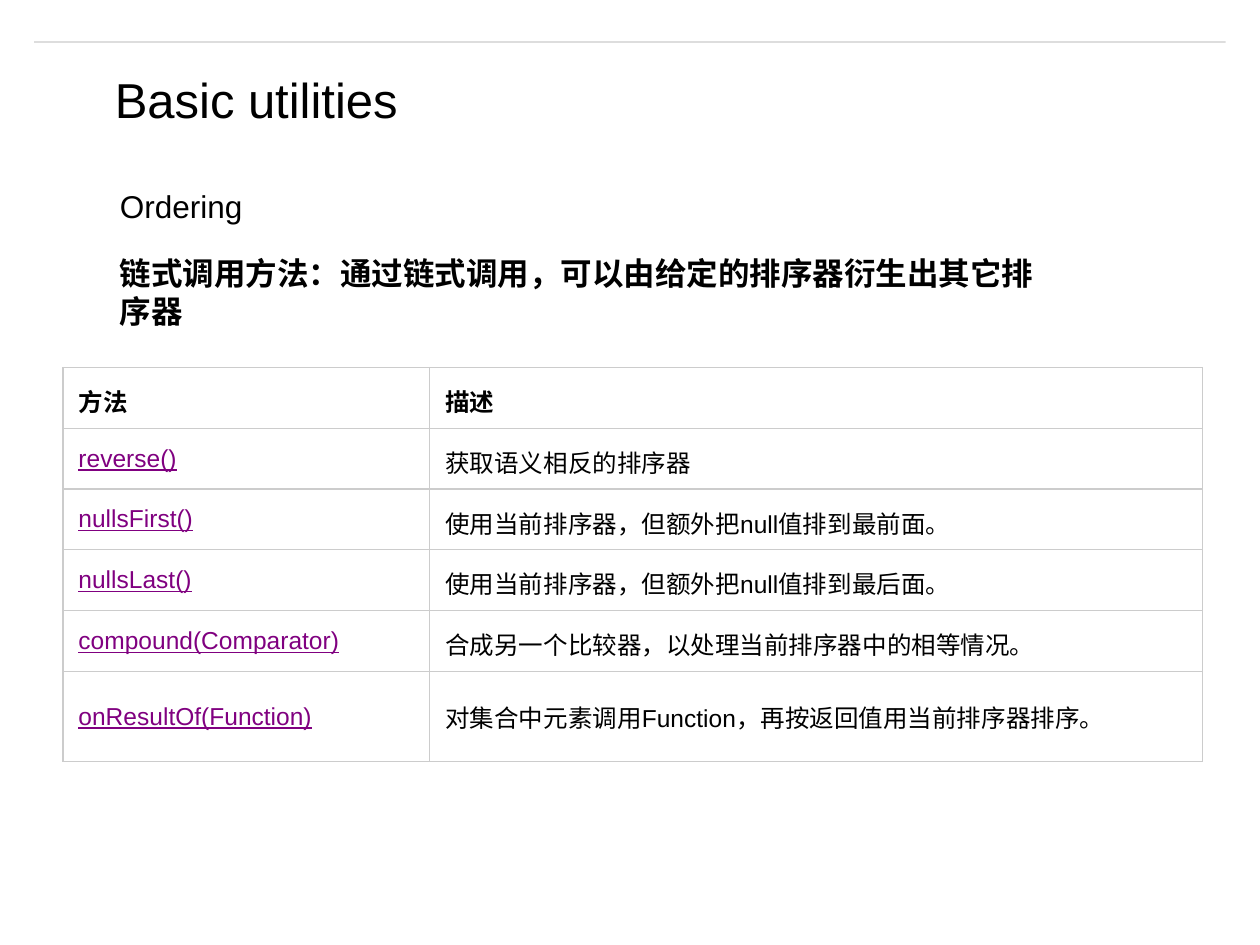
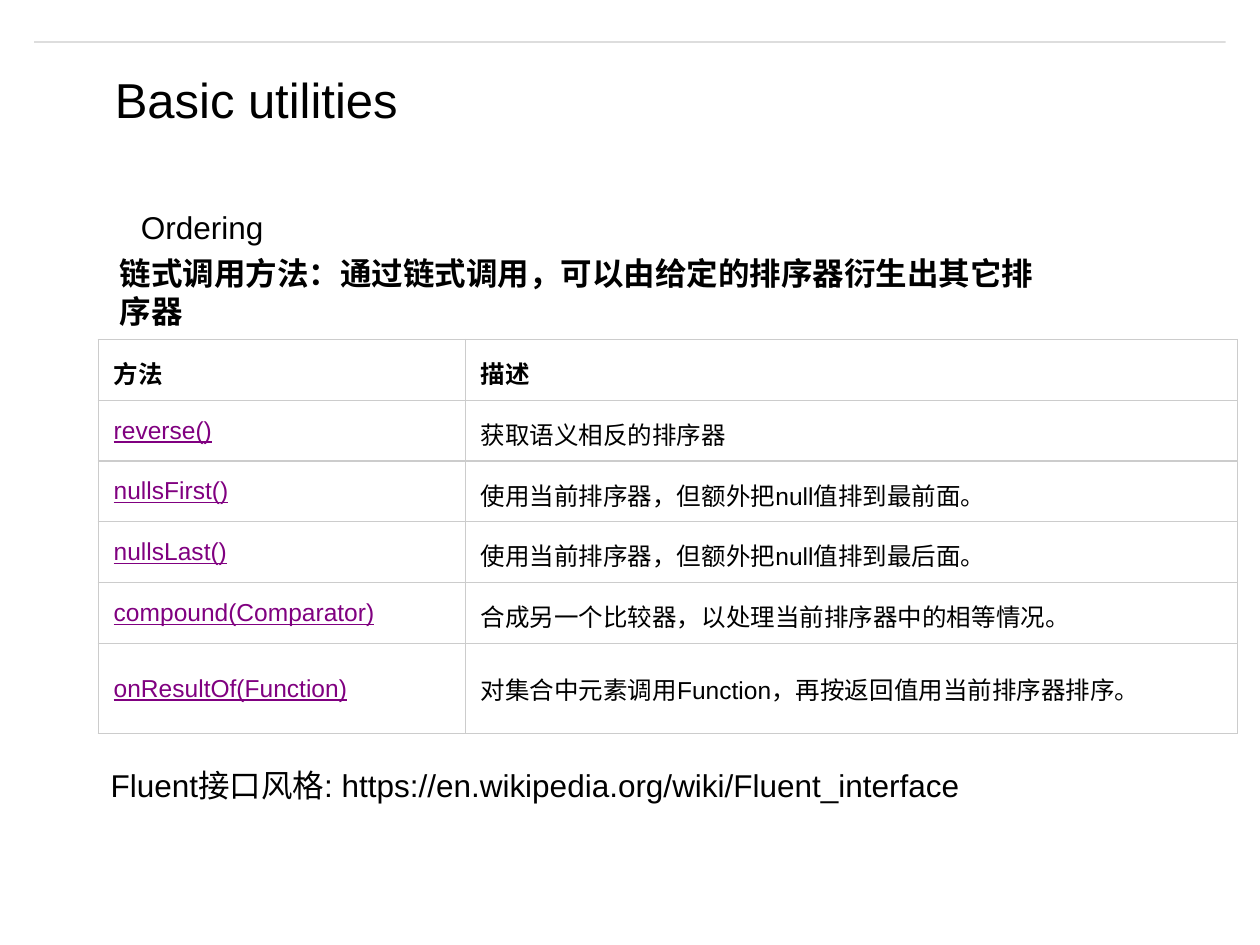
Before and after one commit to matt19870107/Guava, a slide deck: slide 24 of Guava.pptm (slide 25 before the commit). Drawn at 1260x945 pixels with LibreOffice and Linux fonts; fonts in the diff are those of the drawing; background and template pictures are left out. Boxes give left, top, right and bottom in pixels: in the first picture for what was removed or moved away, otherwise in the second. Text is boxed around its words. In the diff, an @@ line names an element or a change of style, - is before the commit and + after.

```diff
--- a/Guava.pptm
+++ b/Guava.pptm
@@ text "Ordering": place and size @@
-text "Ordering" at bbox=[120, 195, 242, 224]
+text "Ordering" at bbox=[141, 216, 263, 245]
@@ table: place and size @@
-table at bbox=[63, 368, 1202, 762]
+table at bbox=[98, 339, 1237, 733]
@@ text added at bbox=[111, 772, 960, 803], 18 pt, text #000000 @@
+Fluent接口风格: https://en.wikipedia.org/wiki/Fluent_interface
```
Also in this commit, not shown: 1 other slide changed, 1 slide removed, 2 other files.
